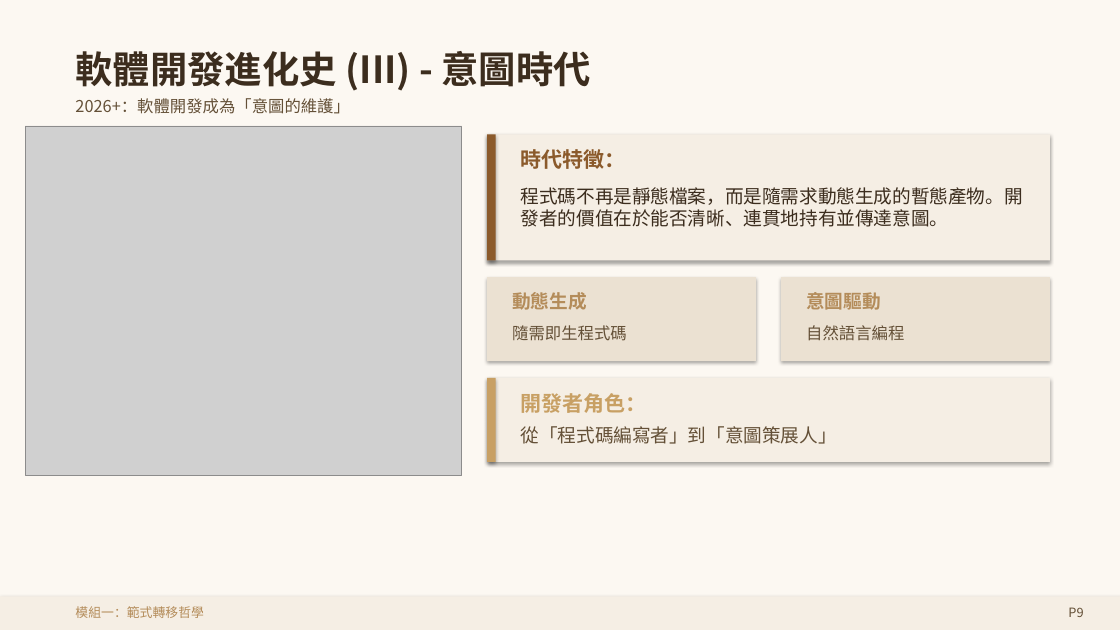
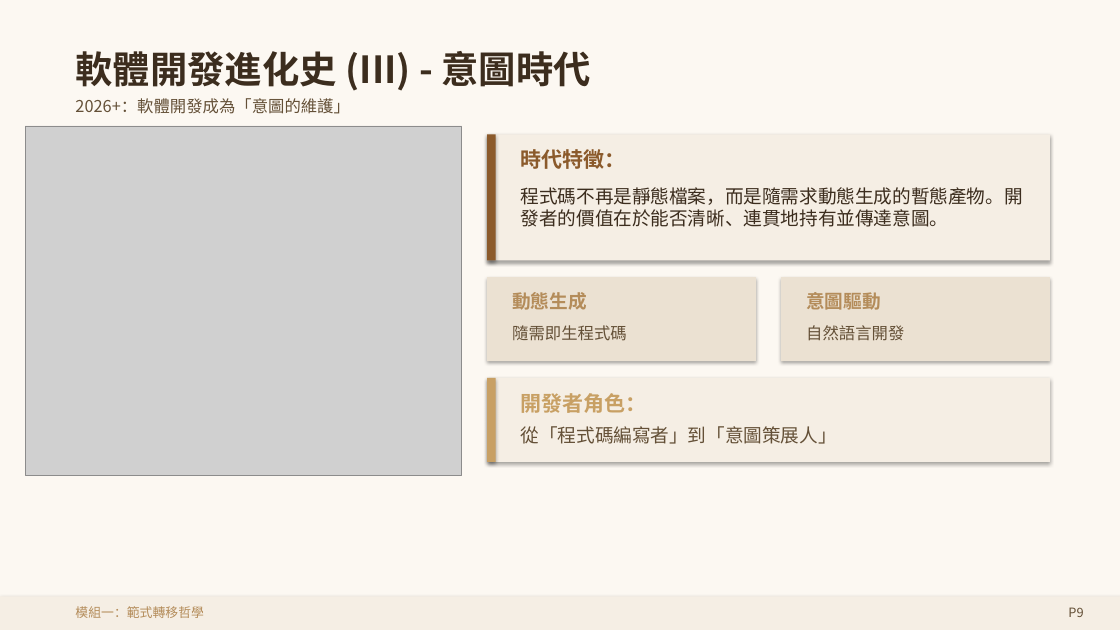
Before and after one commit to joshhu/cht2026vibecoding, a slide deck: slide 10 of Slides/Course02/0201.pptx. Drawn at 1120x630 pixels with LibreOffice and Linux fonts; fonts in the diff are those of the drawing; grey boxes stand for pictures. Boxes give left, top, right and bottom in pixels: in the first picture for what was removed or moved away, otherwise in the second. Text is boxed around its words. In the diff, an @@ line names an element or a change of style, - is before the commit and + after.

```diff
--- a/Slides/Course02/0201.pptx
+++ b/Slides/Course02/0201.pptx
@@ text at (806,325,904,341): text changed @@
-自然語言編程
+自然語言開發
```
Also in this commit, not shown: 2 other slides changed, 6 other files.
